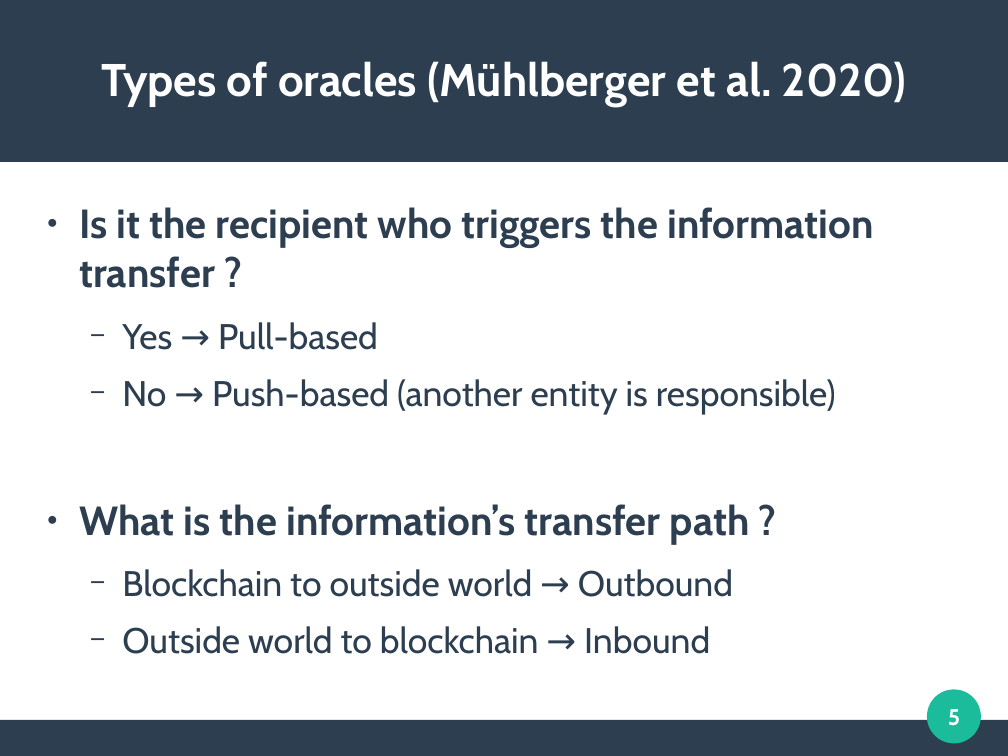
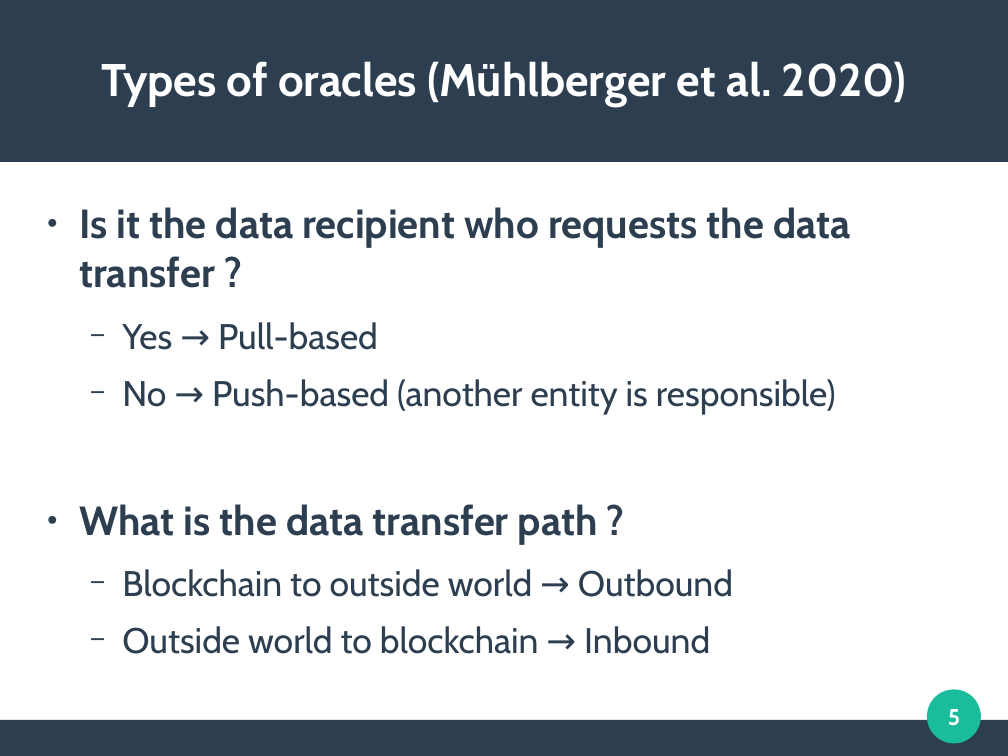
Before and after one commit to mbettinger/OT4-Lecture, a slide deck: slide 5 of Presentation - Oracles.odp. Drawn at 1008x756 pixels with LibreOffice and Linux fonts; fonts in the diff are those of the drawing. Boxes give left, top, right and bottom in pixels: in the first picture for what was removed or moved away, otherwise in the second. Text is boxed around its words. In the diff, an @@ line names an element or a change of style, - is before the commit and + after.

```diff
--- a/Presentation - Oracles.odp
+++ b/Presentation - Oracles.odp
@@ text at (79,207,850,288): text changed @@
-● Is it the recipient who triggers the information transfer ?
+● Is it the data recipient who requests the data transfer ?
@@ text at (79,504,598,544): text changed @@
-● What is the information’s transfer path ?
+● What is the data transfer path ?
```
Also in this commit, not shown: 6 other slides changed, 2 slides added, 2 slides removed, 4 other files.
